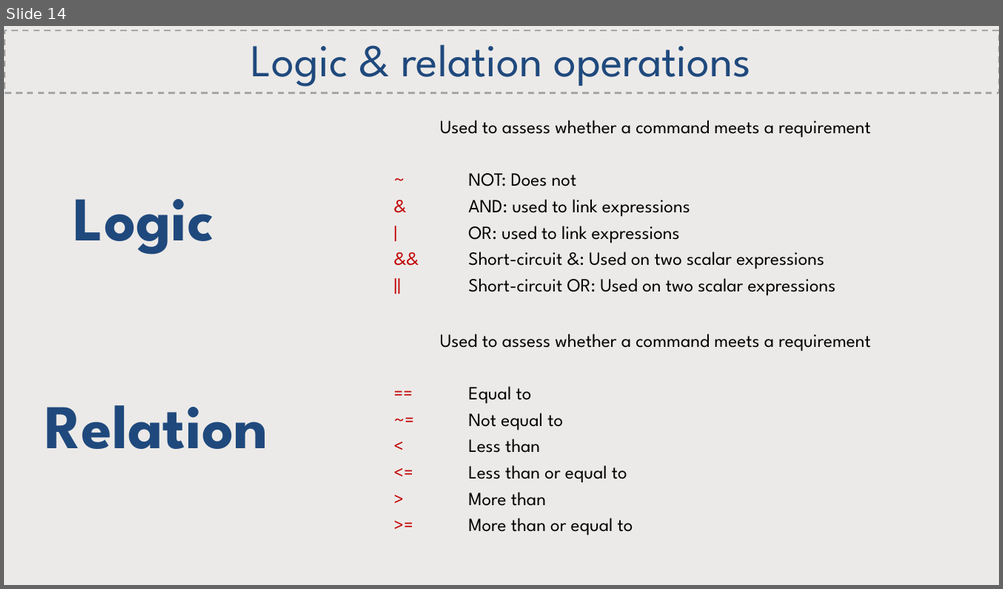
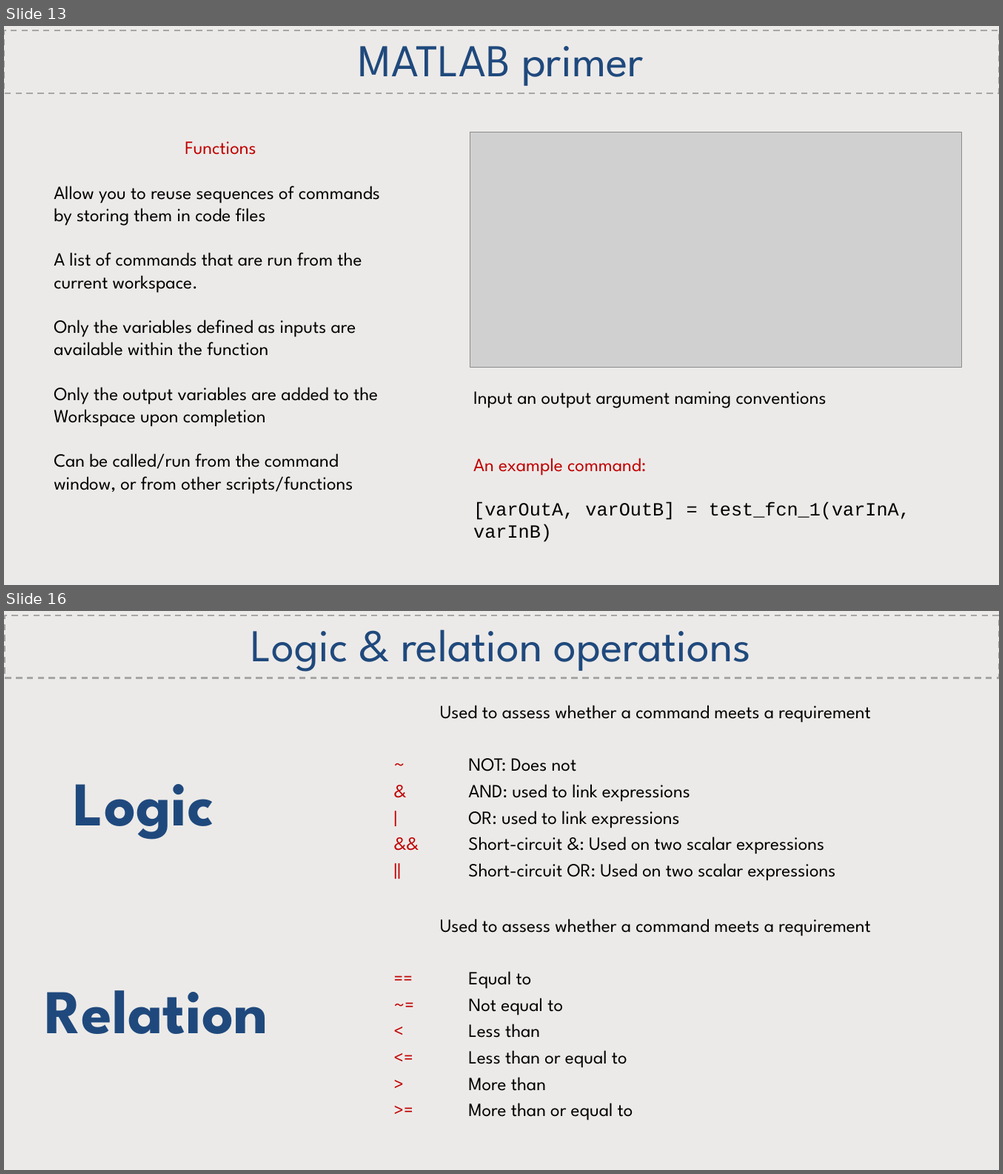
Before and after one commit to CatchmentSci/GEO8026, a slide deck: Block 01/slides/GEO8026_202122_Lecture1.pptx. Shown one above the other, each under a label of ours: slide 14 before the commit, slides 13 and 16 after it; the slides between them are not shown. The pictures are 1003x589 and 1003x1174 pixels, drawn with LibreOffice and Linux fonts; fonts in the diff are those of the drawing; grey boxes stand for pictures. Boxes give left, top, right and bottom in pixels: in the first picture for what was removed or moved away, otherwise in the second. Text is boxed around its words. In the diff, an @@ line names an element or a change of style, - is before the commit and + after.

```diff
--- a/Block 01/slides/GEO8026_202122_Lecture1.pptx
+++ b/Block 01/slides/GEO8026_202122_Lecture1.pptx
@@ slide 13 added at [4,26,999,585], background #FFFFFF @@
@@ rectangle added at [4,26,999,585], fill #82766A at 15% opacity @@
@@ rectangle added at [4,30,999,93], outline #A6A6A6 1.5 pt dashed, 44 pt, text #1F497D @@
+MATLAB primer
@@ picture added at [470,132,962,368] @@
@@ text added at [54,141,380,494], 18 pt, text #000000 @@
+Functions
+Allow you to reuse sequences of commands by storing them in code files
+A list of commands that are run from the current workspace.
+Only the variables defined as inputs are available within the function
+Only the output variables are added to the Workspace upon completion
+Can be called/run from the command window, or from other scripts/functions
@@ text added at [473,392,910,520], 18 pt, text #000000 @@
+Input an output argument naming conventions
+An example command:
+[varOutA, varOutB] = test_fcn_1(varInA, varInB)
@@ what was slide 14 is now slide 16 @@
```
Also in this commit, not shown: 5 slides changed, 4 other slides added, 1 slide removed, 3 other files.
